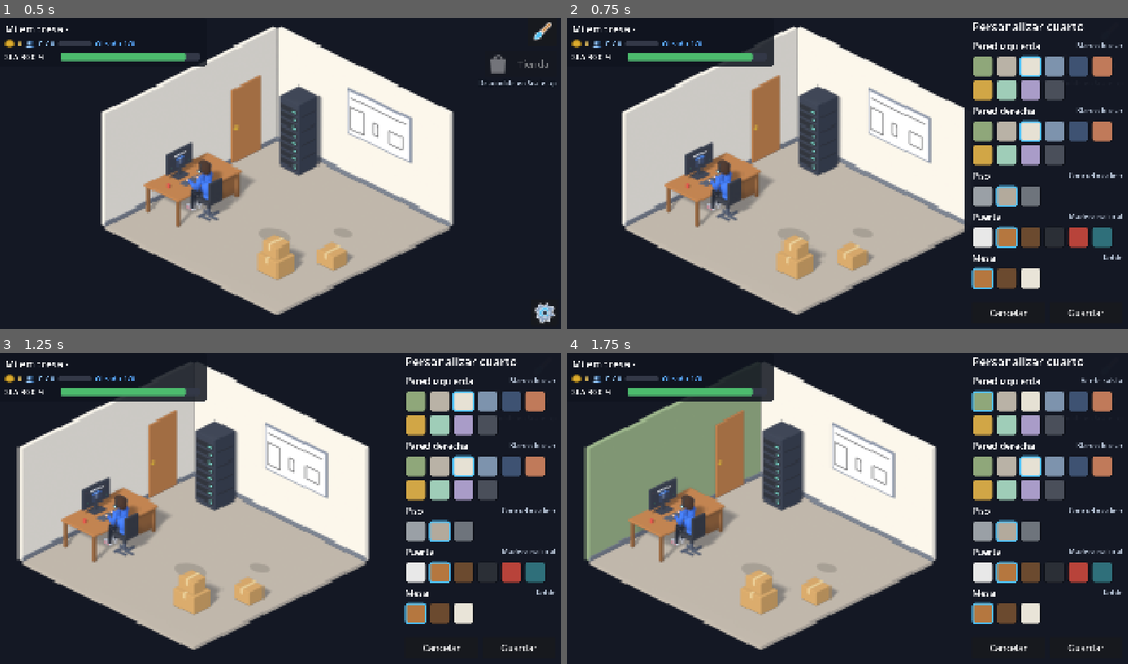
Above: before the commit, frames 1-4 (two rows, left to right).
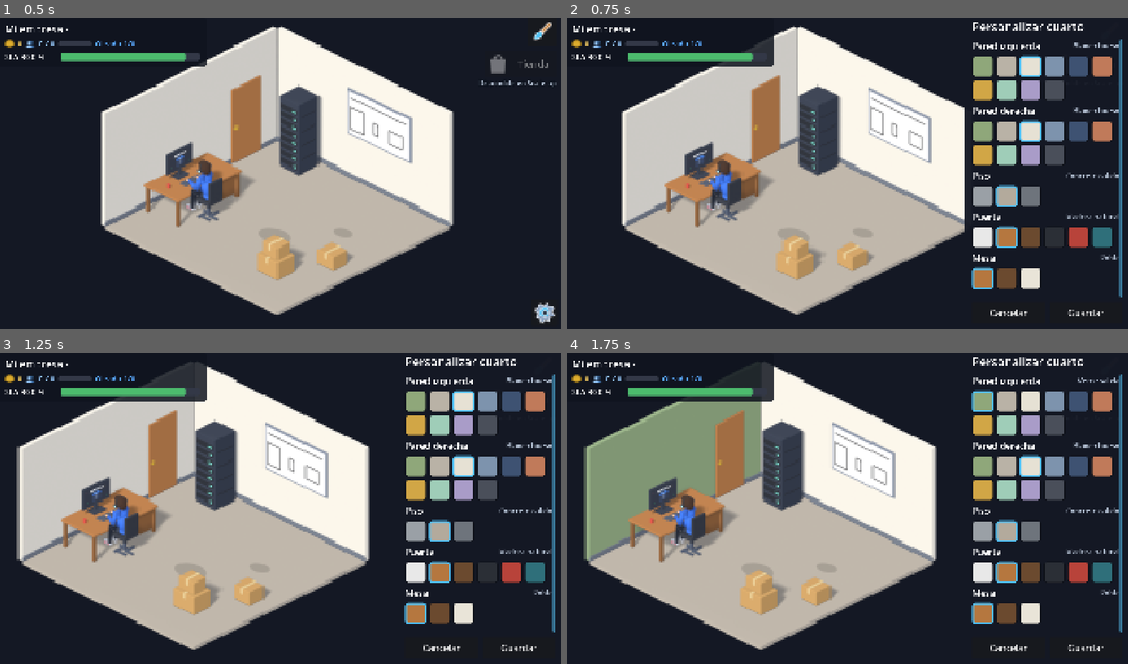
Above: after the commit, the same moments.

Repository: SaidSar/server-flow-2d
Game: Godot game, scene res://scenes/rooms/garage.tscn
Two runs of this game, one before a commit and one after it. Both use one fixed random seed, a clock stepped at 60 frames per second and the inputs below. This scene is started directly instead of the project's main scene.
Inputs (mouse positions are in pixels of both pictures, inside the frame that each line leads up to):
- Up to frame 1 (0.5 s): no input
- Up to frame 2 (0.75 s): click (1111, 30) at 0.5 s
- Up to frame 3 (1.25 s): no input
- Up to frame 4 (1.75 s): click (982, 402) at 1.27 s

Frame 1 is identical in both runs. In frame 2, 0.9% of the frame differs, in the area x 88-99%, y 6-90%; in frame 3, 0.9%; in frame 4, 0.9%.

Commit message:
fix: listas desplazables con el dedo y con la rueda (Tienda, Inventario, pincel)
Las tarjetas y los botones tenían mouse_filter STOP y frenaban los
eventos con los que el ScrollContainer arrastra en el celular, y la
zona muerta era 0. TouchScrollContainer (script reutilizable) maneja el
arrastre con ScreenTouch/ScreenDrag aunque empiece sobre un botón, con
zona muerta de 14 px; al pasarla cancela el toque del botón
(NOTIFICATION_SCROLL_BEGIN), así que arrastrar no compra ni coloca.
Pone en PASS a los hijos, evita el arrastre nativo doble y muestra una
barra delgada para PC. Se usa en la Tienda y en el panel del pincel.

Co-Authored-By: Claude Opus 5.5 <noreply@anthropic.com>

Diff:
--- a/scenes/ui/customize_panel.tscn
+++ b/scenes/ui/customize_panel.tscn
@@ -1,6 +1,7 @@
 [gd_scene format=3]
 
 [ext_resource type="Script" path="res://scripts/ui/customize_panel.gd" id="1_customize"]
+[ext_resource type="Script" path="res://scripts/ui/touch_scroll_container.gd" id="2_scroll"]
 
 [sub_resource type="StyleBoxFlat" id="StyleBoxFlat_panel"]
 content_margin_left = 28.0
@@ -44,9 +45,11 @@
 text = "Personalizar cuarto"
 
 [node name="Scroll" type="ScrollContainer" parent="Panel/Content"]
+unique_name_in_owner = true
 layout_mode = 2
 size_flags_vertical = 3
 horizontal_scroll_mode = 0
+script = ExtResource("2_scroll")
 
 [node name="GroupsBox" type="VBoxContainer" parent="Panel/Content/Scroll"]
 unique_name_in_owner = true
--- a/scenes/ui/shop_panel.tscn
+++ b/scenes/ui/shop_panel.tscn
@@ -1,6 +1,7 @@
 [gd_scene format=3]
 
 [ext_resource type="Script" path="res://scripts/ui/shop_panel.gd" id="1_shop"]
+[ext_resource type="Script" path="res://scripts/ui/touch_scroll_container.gd" id="2_scroll"]
 
 [sub_resource type="StyleBoxFlat" id="StyleBoxFlat_panel"]
 content_margin_left = 28.0
@@ -76,9 +77,11 @@
 text = "Inventario"
 
 [node name="Scroll" type="ScrollContainer" parent="Panel/Content"]
+unique_name_in_owner = true
 layout_mode = 2
 size_flags_vertical = 3
 horizontal_scroll_mode = 0
+script = ExtResource("2_scroll")
 
 [node name="RowsBox" type="VBoxContainer" parent="Panel/Content/Scroll"]
 unique_name_in_owner = true
--- /dev/null
+++ b/scripts/ui/touch_scroll_container.gd
@@ -0,0 +1,111 @@
+class_name TouchScrollContainer
+extends ScrollContainer
+## Lista desplazable para táctil y PC (Tienda, Inventario, pincel...).
+## - Celular: se arrastra con el dedo en cualquier parte, también encima de tarjetas y botones.
+##   Un arrastre mayor que scroll_deadzone cancela el toque del botón (NOTIFICATION_SCROLL_BEGIN),
+##   así que arrastrar nunca compra ni coloca; un toque corto sí activa el botón.
+## - PC: rueda del mouse y una barra delgada siempre visible.
+## Los hijos (también los que se agregan después) pasan de mouse_filter STOP a PASS para que la
+## rueda y los toques lleguen a la lista.
+
+const DEADZONE_PX := 14
+const SCROLLBAR_WIDTH := 10
+const SCROLLBAR_RADIUS := 5
+const SCROLLBAR_TRACK := Color(1, 1, 1, 0.06)
+const SCROLLBAR_GRABBER := Color(0.31, 0.76, 0.97, 0.55)
+const SCROLLBAR_GRABBER_ACTIVE := Color(0.31, 0.76, 0.97, 0.9)
+
+## Dedo que está arrastrando la lista (-1 = ninguno).
+var _touch_index := -1
+var _touch_start := Vector2.ZERO
+var _scroll_start := 0
+var _dragging := false
+
+
+func _ready() -> void:
+	scroll_deadzone = DEADZONE_PX
+	horizontal_scroll_mode = ScrollContainer.SCROLL_MODE_DISABLED
+	vertical_scroll_mode = ScrollContainer.SCROLL_MODE_SHOW_ALWAYS
+	_style_scrollbar(get_v_scroll_bar())
+	_let_input_through(self)
+	get_tree().node_added.connect(_on_node_added)
+
+
+func is_dragging() -> bool:
+	return _dragging
+
+
+## El arrastre se maneja aquí (antes que la interfaz) para que funcione aunque el toque empiece
+## encima de un botón.
+func _input(event: InputEvent) -> void:
+	if not is_visible_in_tree():
+		return
+	var touch := event as InputEventScreenTouch
+	if touch != null:
+		if touch.pressed and _touch_index < 0 and get_global_rect().has_point(touch.position):
+			_touch_index = touch.index
+			_touch_start = touch.position
+			_scroll_start = scroll_vertical
+			_dragging = false
+		elif not touch.pressed and touch.index == _touch_index:
+			if _dragging:
+				propagate_notification(NOTIFICATION_SCROLL_END)
+				scroll_ended.emit()
+			_touch_index = -1
+			_dragging = false
+		return
+	var drag := event as InputEventScreenDrag
+	if drag == null or drag.index != _touch_index:
+		return
+	var offset := drag.position.y - _touch_start.y
+	if not _dragging and absf(offset) > scroll_deadzone:
+		_dragging = true
+		# Los botones bajo el dedo cancelan su toque: soltar ya no los activa.
+		propagate_notification(NOTIFICATION_SCROLL_BEGIN)
+		scroll_started.emit()
+	if _dragging:
+		scroll_vertical = roundi(_scroll_start - offset)
+		get_viewport().set_input_as_handled()
+
+
+## Los eventos de mouse que el celular genera a partir del toque ya se usaron en _input: el arrastre
+## nativo del ScrollContainer no los recibe (si no, la lista se movería el doble).
+func _gui_input(event: InputEvent) -> void:
+	var emulated := event.device == InputEvent.DEVICE_ID_EMULATION
+	if emulated and (event is InputEventMouseMotion or (event is InputEventMouseButton and (event as InputEventMouseButton).button_index == MOUSE_BUTTON_LEFT)):
+		accept_event()
+
+
+func _on_node_added(node: Node) -> void:
+	if is_ancestor_of(node):
+		_pass_input(node)
+
+
+func _let_input_through(node: Node) -> void:
+	for child: Node in node.get_children():
+		_pass_input(child)
+		_let_input_through(child)
+
+
+func _pass_input(node: Node) -> void:
+	var control := node as Control
+	if control != null and not control is ScrollBar and control.mouse_filter == Control.MOUSE_FILTER_STOP:
+		control.mouse_filter = Control.MOUSE_FILTER_PASS
+
+
+func _style_scrollbar(bar: ScrollBar) -> void:
+	var track := StyleBoxFlat.new()
+	track.bg_color = SCROLLBAR_TRACK
+	track.set_corner_radius_all(SCROLLBAR_RADIUS)
+	track.content_margin_left = SCROLLBAR_RADIUS
+	track.content_margin_right = SCROLLBAR_RADIUS
+	bar.add_theme_stylebox_override(&"scroll", track)
+	bar.add_theme_stylebox_override(&"scroll_focus", track)
+	for state: StringName in [&"grabber", &"grabber_highlight", &"grabber_pressed"]:
+		var grabber := StyleBoxFlat.new()
+		grabber.bg_color = SCROLLBAR_GRABBER if state == &"grabber" else SCROLLBAR_GRABBER_ACTIVE
+		grabber.set_corner_radius_all(SCROLLBAR_RADIUS)
+		grabber.content_margin_left = SCROLLBAR_RADIUS
+		grabber.content_margin_right = SCROLLBAR_RADIUS
+		bar.add_theme_stylebox_override(state, grabber)
+	bar.custom_minimum_size.x = SCROLLBAR_WIDTH
Not shown, added: scripts/ui/touch_scroll_container.gd.uid
